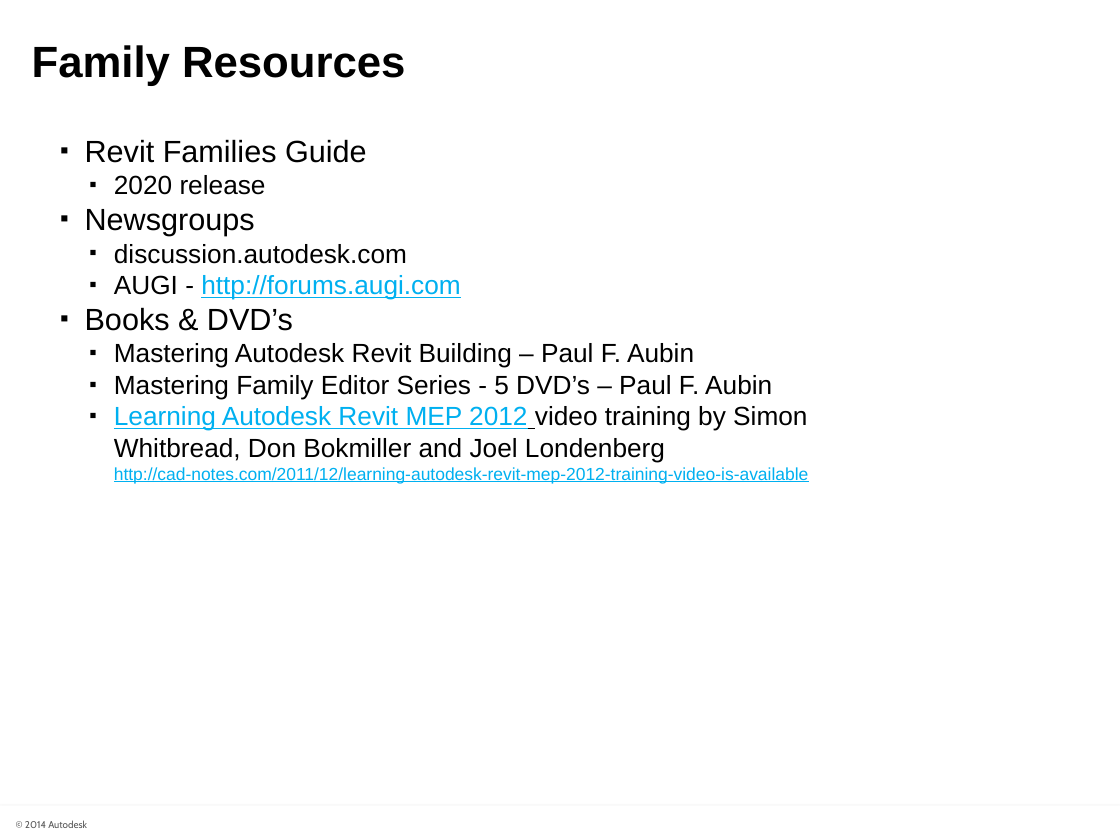
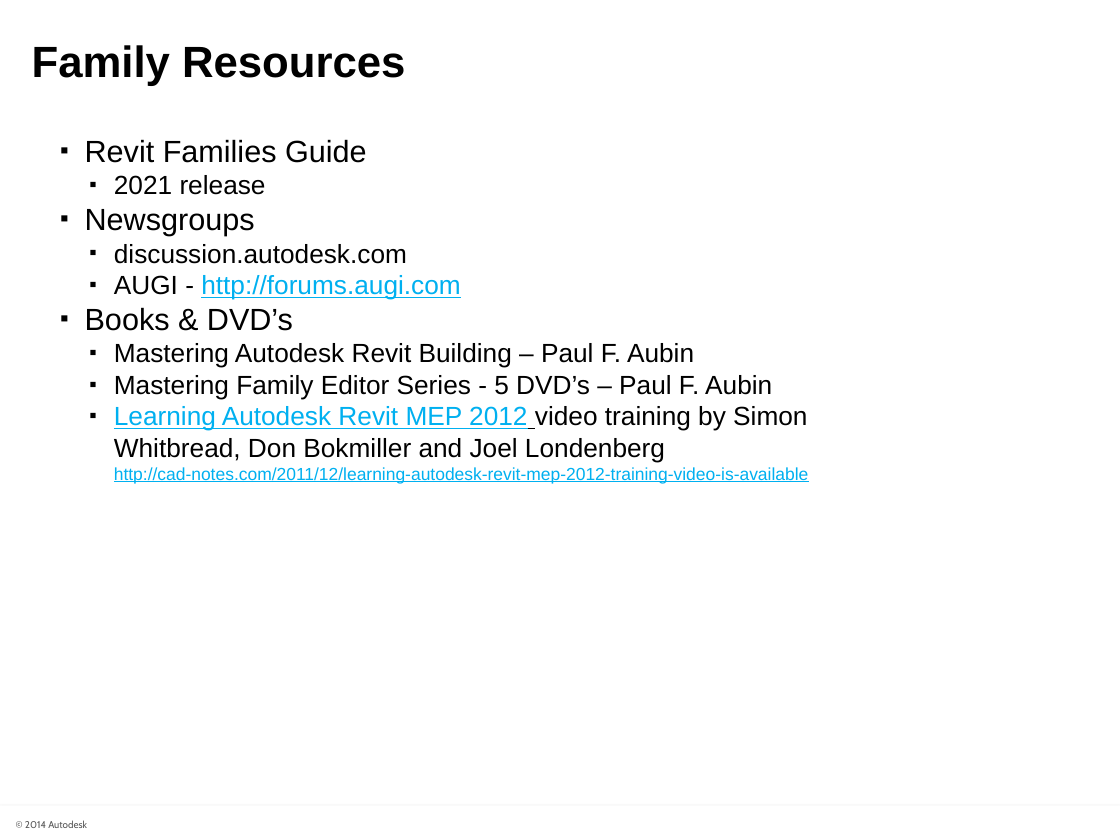
Before and after one commit to ADN-DevTech/RevitTrainingMaterial, a slide deck: slide 10 of Presentation/3_Revit_Family_API.pptx. Drawn at 1120x840 pixels with LibreOffice and Linux fonts; fonts in the diff are those of the drawing; background and template pictures are left out. Boxes give left, top, right and bottom in pixels: in the first picture for what was removed or moved away, otherwise in the second. Text is boxed around its words. In the diff, an @@ line names an element or a change of style, - is before the commit and + after.

```diff
--- a/Presentation/3_Revit_Family_API.pptx
+++ b/Presentation/3_Revit_Family_API.pptx
@@ text at (x1=114, y1=175, x2=266, y2=195): text changed @@
-    ▪ 2020 release
+    ▪ 2021 release
```
Also in this commit, not shown: 1 other slide changed, 31 other files.
